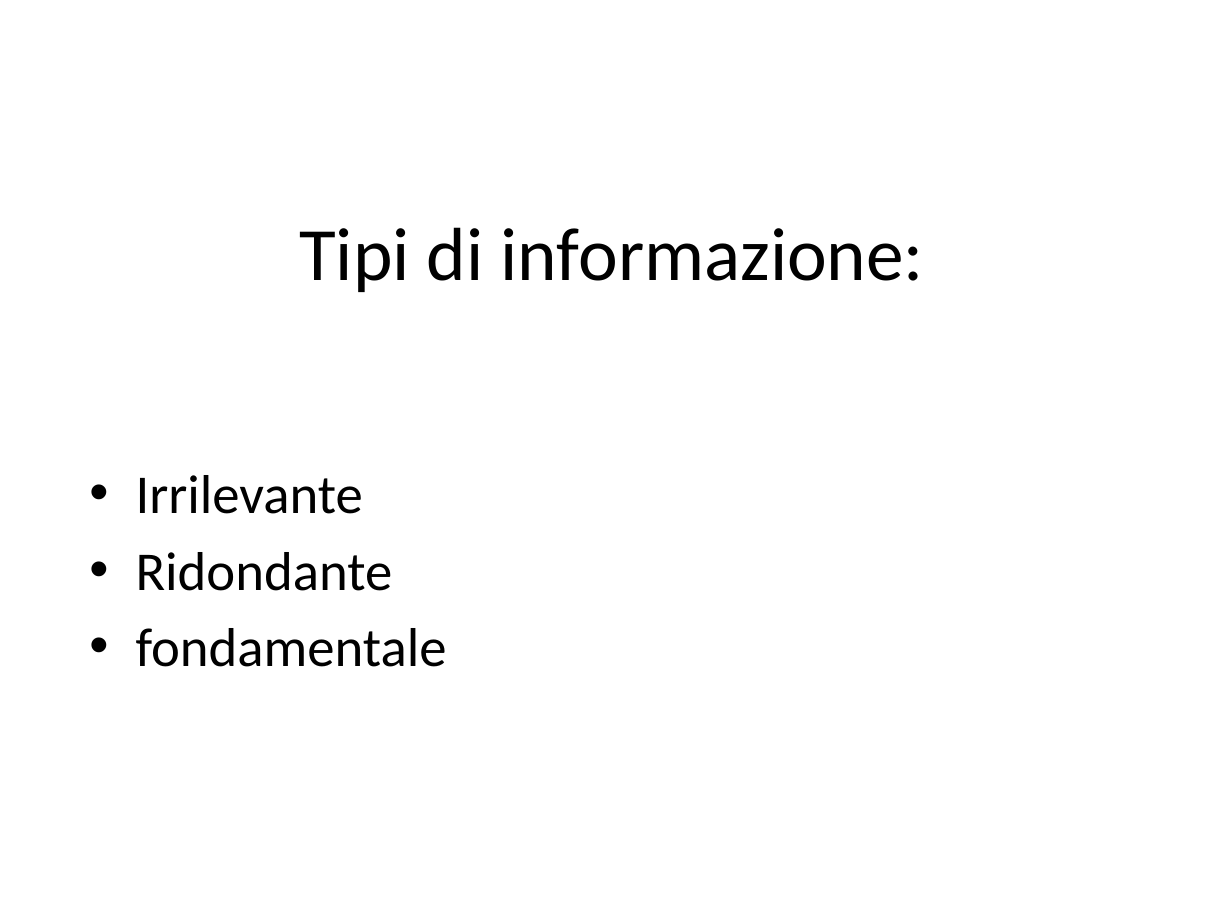
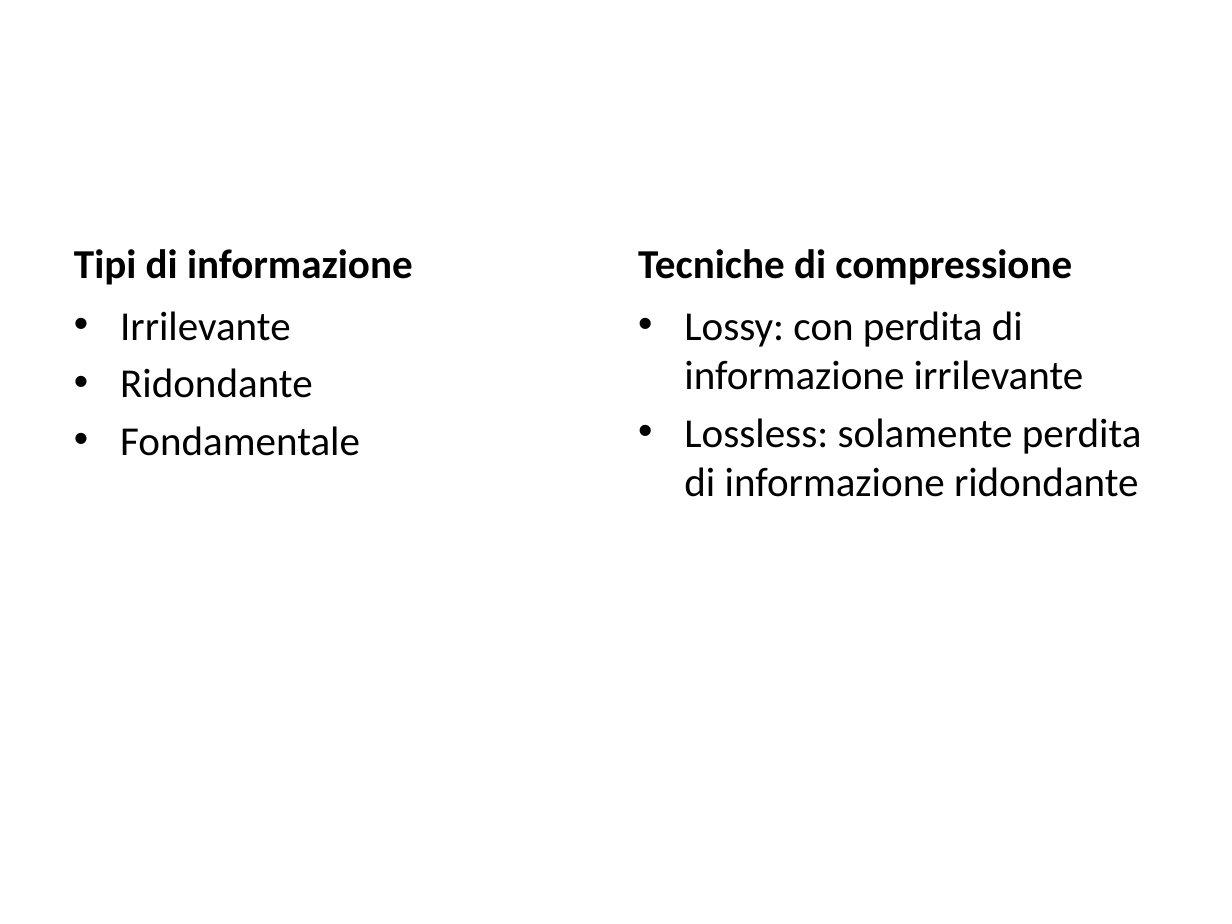
Before and after one commit to luca-Serena/tesi-strutture-dati-compressione, a slide deck: slide 2 of Presentazione.pptx. Drawn at 1232x924 pixels with LibreOffice and Linux fonts; fonts in the diff are those of the drawing. Boxes give left, top, right and bottom in pixels: in the first picture for what was removed or moved away, otherwise in the second. Text is boxed around its words. In the diff, an @@ line names an element or a change of style, - is before the commit and + after.

```diff
--- a/Presentazione.pptx
+++ b/Presentazione.pptx
@@ text "Tipi di informazione" at [74,249,413,285]: vertical alignment middle to bottom @@
@@ text at [74,249,413,285]: text changed; size 44 to 24 pt; bold on @@
-Tipi di informazione:
+Tipi di informazione
@@ text added at [638,249,1072,285], 24 pt, text #000000, bold @@
+Tecniche di compressione
@@ text "Irrilevante": place and size @@
-text "Irrilevante" at [136,475,447,667]
+text "Irrilevante" at [120,311,360,456]
@@ text at [120,311,313,398]: size 32 to 24 pt in "Irrilevante", "Ridondante"; less space between paragraphs @@
@@ text added at [684,311,1142,497], 24 pt, text #000000 @@
+• Lossy: con perdita di informazione irrilevante
+• Lossless: solamente perdita di informazione ridondante
@@ text at [120,426,360,456]: text changed; size 32 to 24 pt @@
-• fondamentale
+• Fondamentale
```
Also in this commit, not shown: 2 other slides changed, 3 slides added, 3 slides removed.
